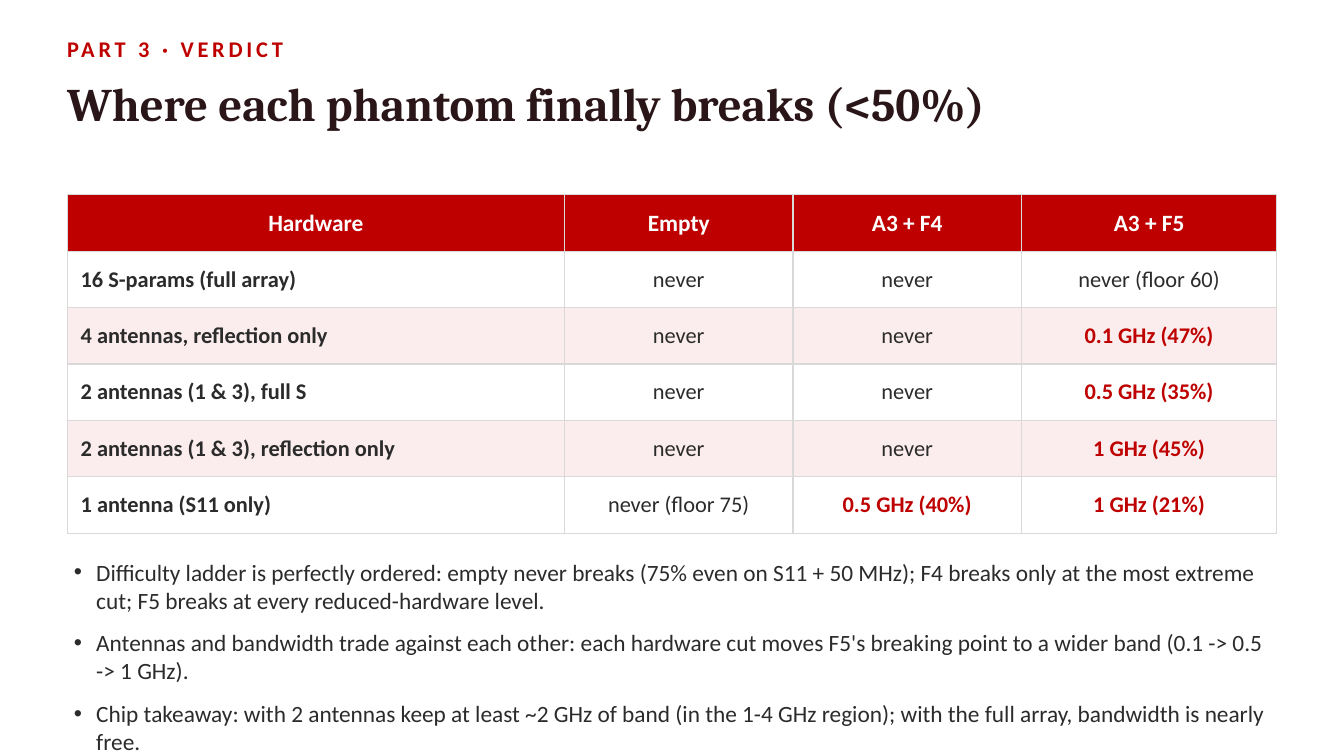
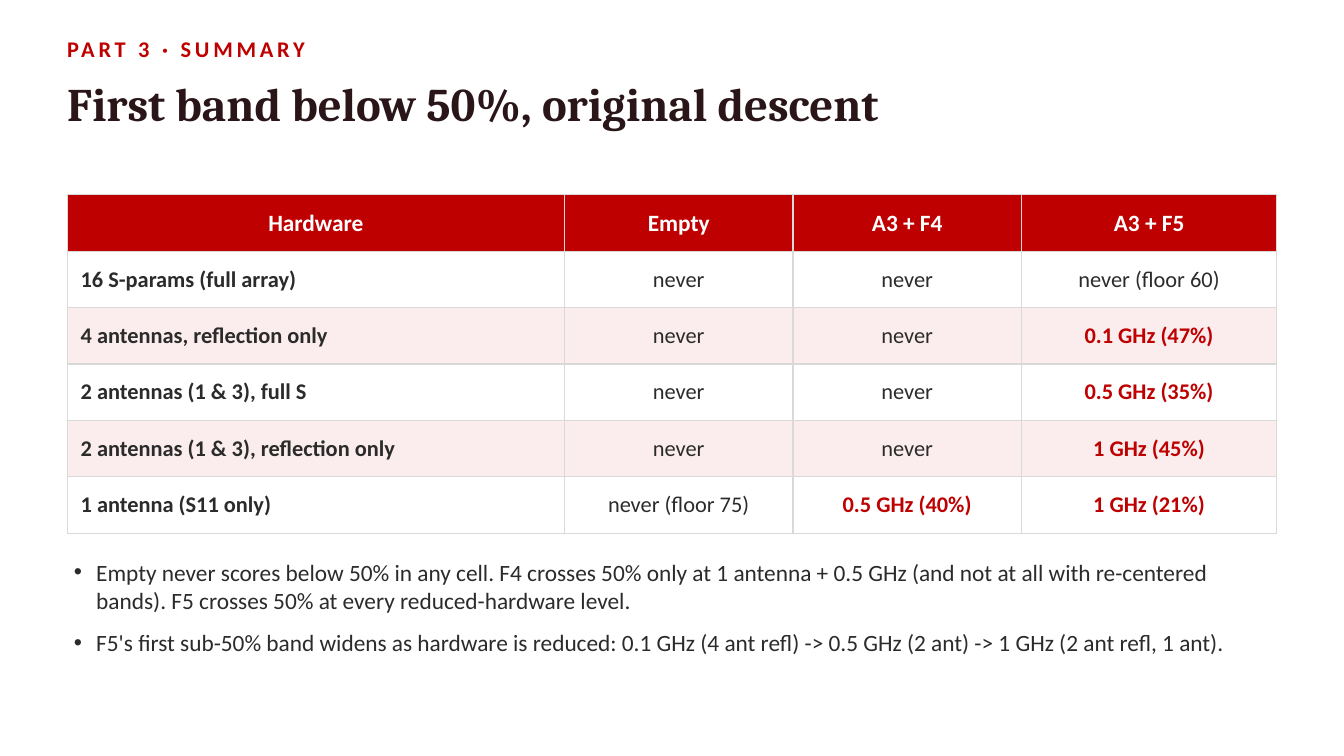
Before and after one commit to pmart1534/microwave-phantom-localization-cnn-mlp, a slide deck: slide 16 of presentation/Frequency_Reduction.pptx. Drawn at 1344x756 pixels with LibreOffice and Linux fonts; fonts in the diff are those of the drawing. Boxes give left, top, right and bottom in pixels: in the first picture for what was removed or moved away, otherwise in the second. Text is boxed around its words. In the diff, an @@ line names an element or a change of style, - is before the commit and + after.

```diff
--- a/presentation/Frequency_Reduction.pptx
+++ b/presentation/Frequency_Reduction.pptx
@@ text at (67,88,879,132): text changed @@
-Where each phantom finally breaks (<50%)
+First band below 50%, original descent
@@ text at (96,564,1223,654): text changed @@
-• Difficulty ladder is perfectly ordered: empty never breaks (75% even on S11 + 50 MHz); F4 breaks only at the most extreme cut; F5 breaks at every reduced-hardware level.
-• Antennas and bandwidth trade against each other: each hardware cut moves F5's breaking point to a wider band (0.1 -> 0.5 -> 1 GHz).
-• Chip takeaway: with 2 antennas keep at least ~2 GHz of band (in the 1-4 GHz region); with the full array, bandwidth is nearly free.
+• Empty never scores below 50% in any cell. F4 crosses 50% only at 1 antenna + 0.5 GHz (and not at all with re-centered bands). F5 crosses 50% at every reduced-hardware level.
+• F5's first sub-50% band widens as hardware is reduced: 0.1 GHz (4 ant refl) -> 0.5 GHz (2 ant) -> 1 GHz (2 ant refl, 1 ant).
```
Also in this commit, not shown: 11 other slides changed, 3 other files.
